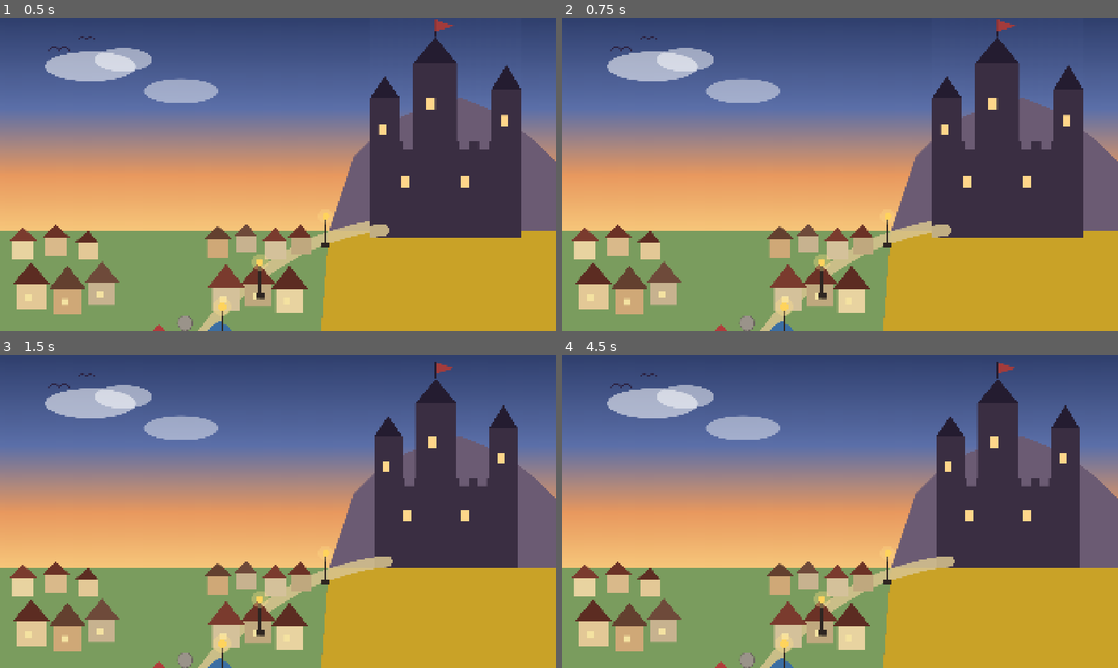
Above: before the commit, frames 1-4 (two rows, left to right).
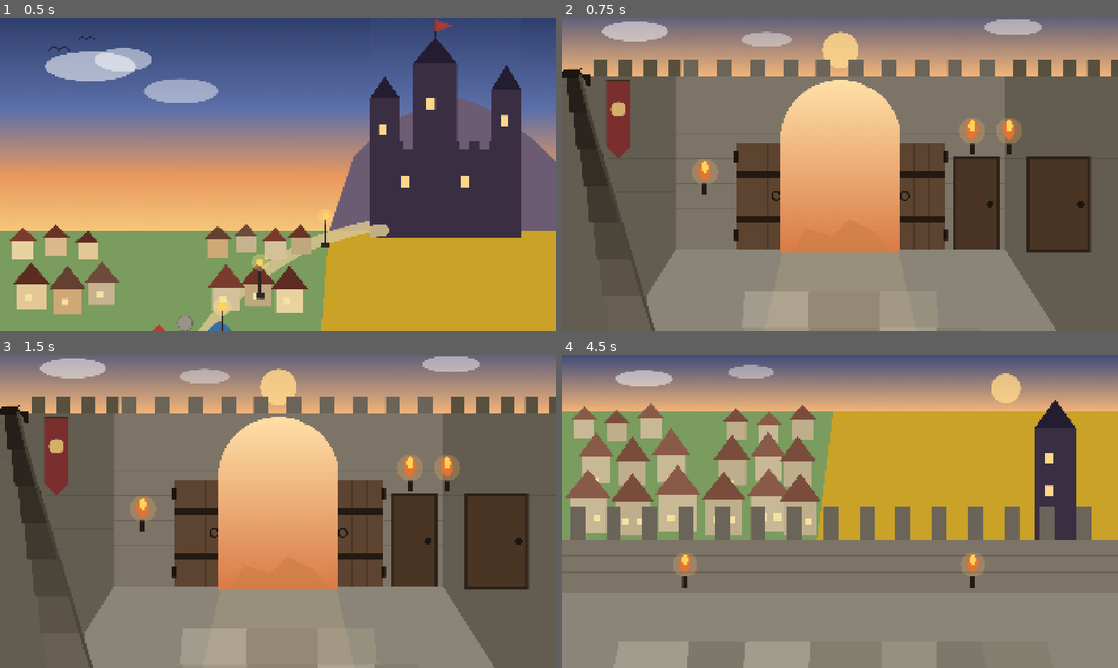
Above: after the commit, the same moments.

Repository: UrvCompany/Hindsight
Game: Godot game, scene res://Scene/General/general.tscn
Same seed, same stepped clock (60 frames per second), same inputs: the game is played once before the commit and once after it.
Inputs (mouse positions are in pixels of both pictures, inside the frame that each line leads up to):
- Up to frame 1 (0.5 s): no input
- Up to frame 2 (0.75 s): tap Enter at 0.5 s; move the mouse to (1006, 130) at 0.52 s; click (1006, 130) at 0.67 s
- Up to frame 3 (1.5 s): tap Space at 1.25 s; move the mouse to (166, 527) at 1.27 s; click (166, 527) at 1.42 s
- Up to frame 4 (4.5 s): tap Enter at 2, 3.5 s; move the mouse to (895, 442) at 2.02 s; click (895, 442) at 2.17 s; tap Space at 2.75, 4.25 s; move the mouse to (812, 574) at 2.77 s; click (812, 574) at 2.92 s; move the mouse to (1006, 558) at 3.52 s; click (1006, 558) at 3.67 s; move the mouse to (673, 464) at 4.27 s; click (673, 464) at 4.42 s

Frame 1 is identical in both runs. In frame 2, 97% of the frame differs, in the area x 0-100%, y 0-100%; in frame 3, 97%; in frame 4, 97%.

Commit message:
добавили переходы

Diff:
--- a/Scene/Castle_interior.tscn
+++ b/Scene/Castle_interior.tscn
@@ -21,9 +21,10 @@
 
 [node name="Stairs" type="Area2D" parent="." unique_id=1810935009]
 script = ExtResource("2_nw1ot")
+general_scene_path = "uid://ducbga514ugqt"
 
 [node name="CollisionShape2D2" type="CollisionShape2D" parent="Stairs" unique_id=170464396]
-position = Vector2(217, 783.5)
+position = Vector2(224, 781)
 shape = SubResource("RectangleShape2D_guk64")
 
 [node name="Stairs_outline" type="Sprite2D" parent="Stairs" unique_id=1717523994]
@@ -33,6 +34,7 @@
 
 [node name="Exit" type="Area2D" parent="." unique_id=737333331]
 script = ExtResource("4_2gxig")
+general_scene_path = "uid://bsmdyuo384i4t"
 
 [node name="Exit_outline" type="Sprite2D" parent="Exit" unique_id=110247228]
 position = Vector2(960.99994, 513)
--- a/Scene/General/general.gd
+++ b/Scene/General/general.gd
@@ -3,7 +3,7 @@
 @onready var outline = $"../Outline"
 
 # Сцена интерьера замка
-@export_file("*.tscn") var catle_interior_scene_path: String
+@export_file("*.tscn") var castle_interior_scene_path: String
 
 func _on_mouse_entered() -> void:
 	outline.show()
@@ -20,8 +20,6 @@
 
 
 func interact() -> void:
-	print("general clicked!")
-	if catle_interior_scene_path.is_empty():
-		print("pidor")
+	if castle_interior_scene_path.is_empty():
 		return
-	get_tree().change_scene_to_file(catle_interior_scene_path)
+	get_tree().change_scene_to_file(castle_interior_scene_path)
--- a/Scene/General/general.tscn
+++ b/Scene/General/general.tscn
@@ -21,6 +21,7 @@
 
 [node name="Area2D" type="Area2D" parent="." unique_id=1933379268]
 script = ExtResource("1_tnxl6")
+castle_interior_scene_path = "uid://cr8afvd0y8lek"
 
 [node name="CollisionShape2D" type="CollisionShape2D" parent="Area2D" unique_id=1785810922]
 visible = false
--- /dev/null
+++ b/Scene/Scene_state.gd
@@ -0,0 +1,11 @@
+extends Node
+
+
+# Called when the node enters the scene tree for the first time.
+func _ready() -> void:
+	pass # Replace with function body.
+
+
+# Called every frame. 'delta' is the elapsed time since the previous frame.
+func _process(delta: float) -> void:
+	pass
--- /dev/null
+++ b/Scene/castle_wall.tscn
@@ -0,0 +1,10 @@
+[gd_scene format=3 uid="uid://ducbga514ugqt"]
+
+[ext_resource type="Texture2D" uid="uid://cipy5v1as7hdg" path="res://castle_wall_walkway_view_v3.png" id="1_mtms1"]
+
+[node name="CastleWall" type="Node2D" unique_id=214649509]
+
+[node name="Sprite2D" type="Sprite2D" parent="." unique_id=1861742231]
+position = Vector2(979, 749)
+scale = Vector2(0.71, 0.71)
+texture = ExtResource("1_mtms1")
--- a/Scene/exit.gd
+++ b/Scene/exit.gd
@@ -1,7 +1,7 @@
 extends Area2D
 
 @onready var exit_outline = $Exit_outline
-@export_file("res://Scene/General/general.tscn") var general_scene_path: String
+@export_file("*.tscn") var general_scene_path: String
 
 
 
@@ -20,8 +20,6 @@
 
 
 func interact() -> void:
-	print("exit clicked!")
 	if general_scene_path.is_empty():
-		print("pidor")
 		return
 	get_tree().change_scene_to_file(general_scene_path)
--- a/Scene/stairs.gd
+++ b/Scene/stairs.gd
@@ -1,13 +1,20 @@
 extends Area2D
 
-@onready var stairs_outline = $Stairs_outline
+@onready var exit_outline = $Stairs_outline
+@export_file("*.tscn") var general_scene_path: String
+
+
 
 func _on_mouse_entered() -> void:
-	stairs_outline.show()
+	if general_scene_path.is_empty():
+		return
+	exit_outline.show()
 
 
 func _on_mouse_exited() -> void:
-	stairs_outline.hide()
+	if general_scene_path.is_empty():
+		return
+	exit_outline.hide()
 
 
 func _on_input_event(viewport: Node, event: InputEvent, shape_idx: int) -> void:
@@ -17,4 +24,6 @@
 
 
 func interact() -> void:
-	print("stairs clicked!")
+	if general_scene_path.is_empty():
+		return
+	get_tree().change_scene_to_file(general_scene_path)
Not shown, added: Scene/Scene_state.gd.uid
